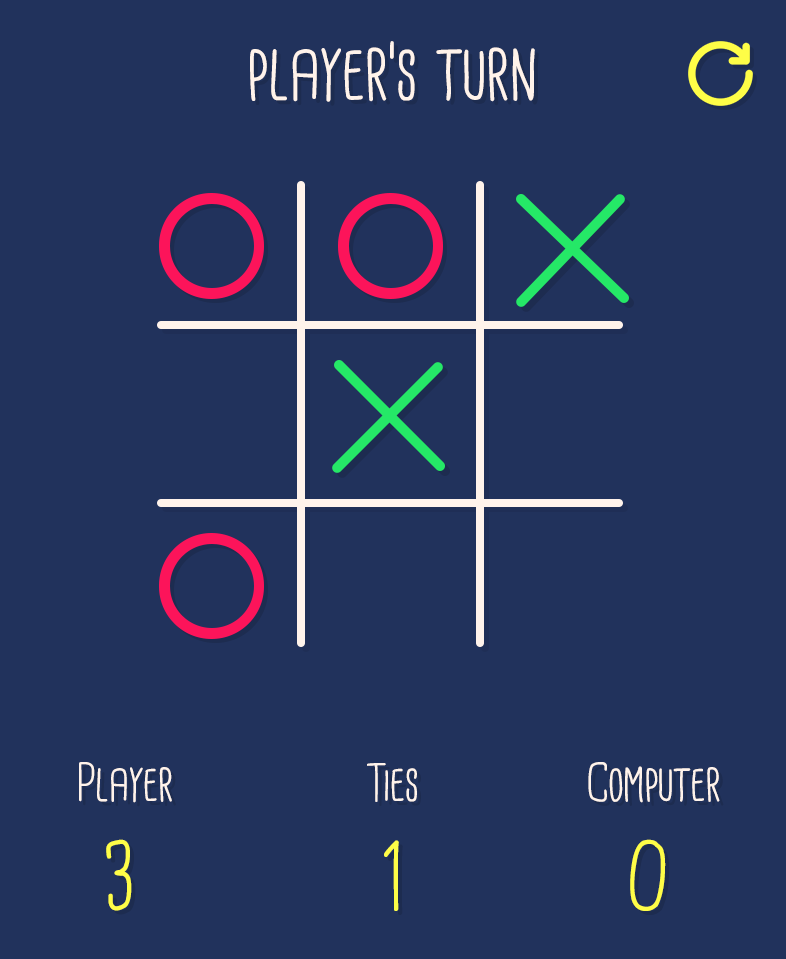
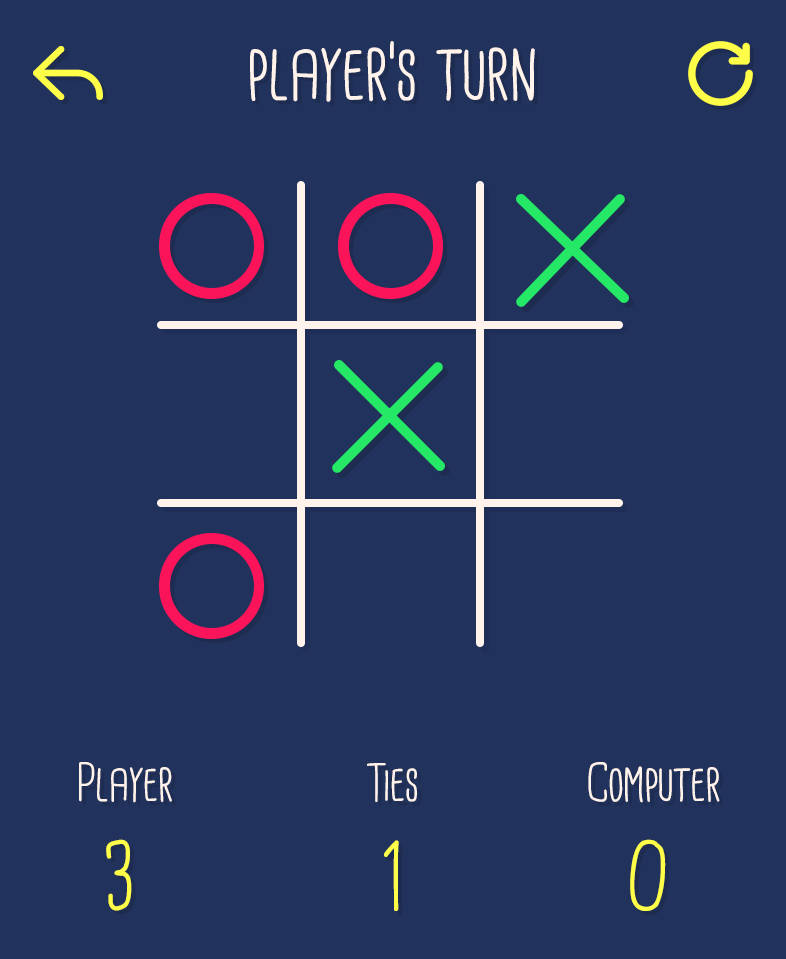
Revision of a layered 786px x 959px image; what changed, layer by layer:
added layer "Return" above "Pico Pallete" over [33, 46, 103, 100]
